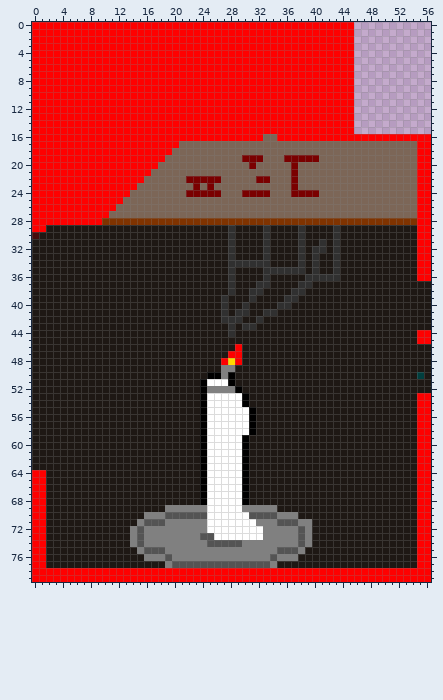
Two versions of one sprite sheet, assets/CardArt/Grunan/Ritualfire.png. Above: the version before the commit.
The file is 57x80 pixels. Colours within 5 levels of each other are drawn and written as one.
The result:
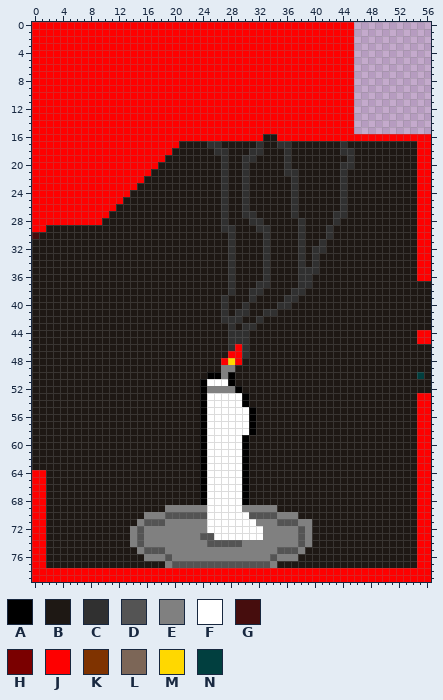
Palette (. is transparent): A #000000  B #1e1814  C #303030  D #545454  E #808080  F #ffffff  G #460d0d  H #7a0000  J #fe0000  K #7f3300  L #7c6657  M #ffd800  N #013f3f
The edit:
y 16: x 33..34 LL -> BB
y 17: x 21..54 LLLLLLLLLLLLLLLLLLLLLLLLLLLLLLLLLL -> BBBBCCBBBBBCBBCCBBBBBBBCBBBBBBBBBB
y 18: x 20..54 LLLLLLLLLLLLLLLLLLLLLLLLLLLLLLLLLLL -> BBBBBBCCBBBCCBBBCBBBBBBBCCBBBBBBBBB
y 19: x 19..54 LLLLLLLLLLLHHHLLLHHHHHLLLLLLLLLLLLLL -> BBBBBBBBCBBCCBBBBCBBBBBBBBCBBBBBBBBB
y 20: x 18..54 LLLLLLLLLLLLLHLLLLLHLLLLLLLLLLLLLLLLL -> BBBBBBBBBCBBCBBBBBCBBBBBBBCCBBBBBBBBB
y 21: x 17..54 LLLLLLLLLLLLLLLLLLLLHLLLLLLLLLLLLLLLLL -> BBBBBBBBBBCBBCBBBBBCCBBBBBBCBBBBBBBBBB
y 22: x 16..54 LLLLLLHHHHHLLLLLHHLLLHLLLLLLLLLLLLLLLLL -> BBBBBBBBBBBCBBCBBBBBBCBBBBBBCBBBBBBBBBB
y 23: x 15..54 LLLLLLLLHLHLLLLLLLLLLLHLLLLLLLLLLLLLLLLL -> BBBBBBBBBBBBCBBCBBBBBBCBBBBBBCBBBBBBBBBB
y 24: x 14..54 LLLLLLLLHHHHHLLLHHHHLLLHHHHLLLLLLLLLLLLLL -> BBBBBBBBBBBBBCBBCBBBBBBCBBBBBBCBBBBBBBBBB
y 25: x 13..54 LLLLLLLLLLLLLLLLLLLLLLLLLLLLLLLLLLLLLLLLLL -> BBBBBBBBBBBBBBCBBCBBBBBBCBBBBBBCBBBBBBBBBB
y 26: x 12..54 LLLLLLLLLLLLLLLLLLLLLLLLLLLLLLLLLLLLLLLLLLL -> BBBBBBBBBBBBBBBCBBCBBBBBBCBBBBBBCBBBBBBBBBB
y 27: x 11..54 LLLLLLLLLLLLLLLLLLLLLLLLLLLLLLLLLLLLLLLLLLLL -> BBBBBBBBBBBBBBBBCBBCCBBBBBCBBBBBCCBBBBBBBBBB
y 28: x 10..54 KKKKKKKKKKKKKKKKKKKKKKKKKKKKKKKKKKKKKKKKKKKKK -> BBBBBBBBBBBBBBBBBCBBBCCBBBBBCBBBBCBBBBBBBBBBB
y 29: x 27 B -> C; x 32 B -> C; x 42..43 BC -> CB
y 30: x 42..43 BC -> CB
y 31..33: x 43 C -> B
y 34: x 29..32 CCCC -> BBBB; x 43 C -> B
y 35: x 34..37 CCCC -> BBBB; x 39 B -> C; x 43 C -> B
y 36: x 38 B -> C; x 40..43 CCCC -> BBBB
y 44: x 29..30 BB -> CC
y 45: x 28..30 BBB -> CCC
y 46: x 28 B -> C; x 30 B -> C
y 47: x 30 B -> C
